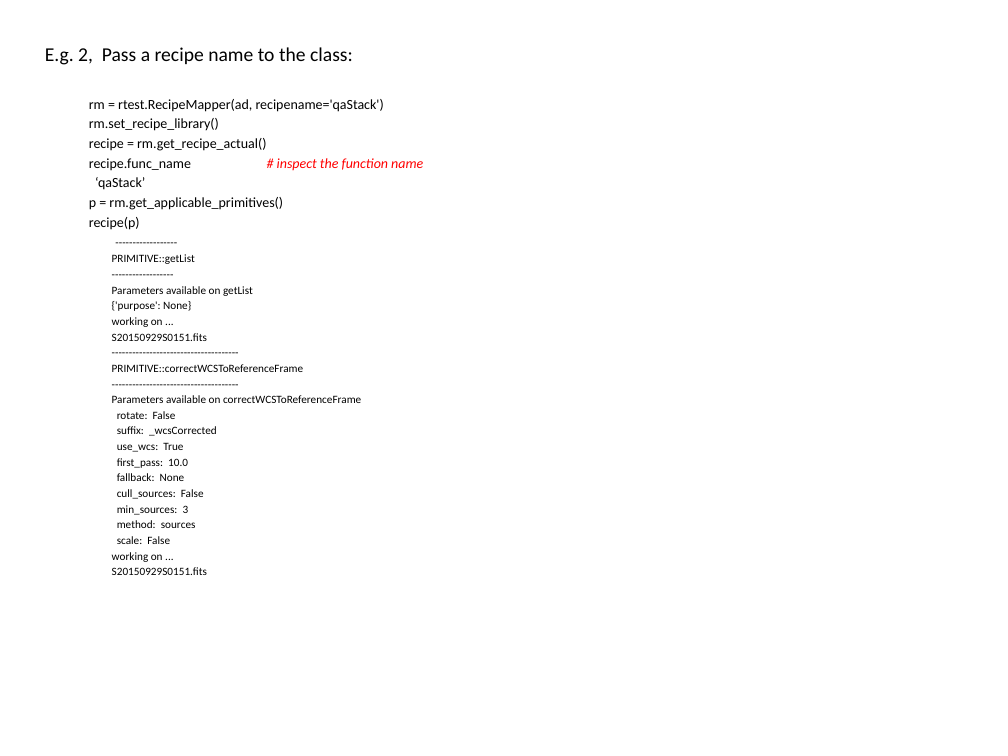
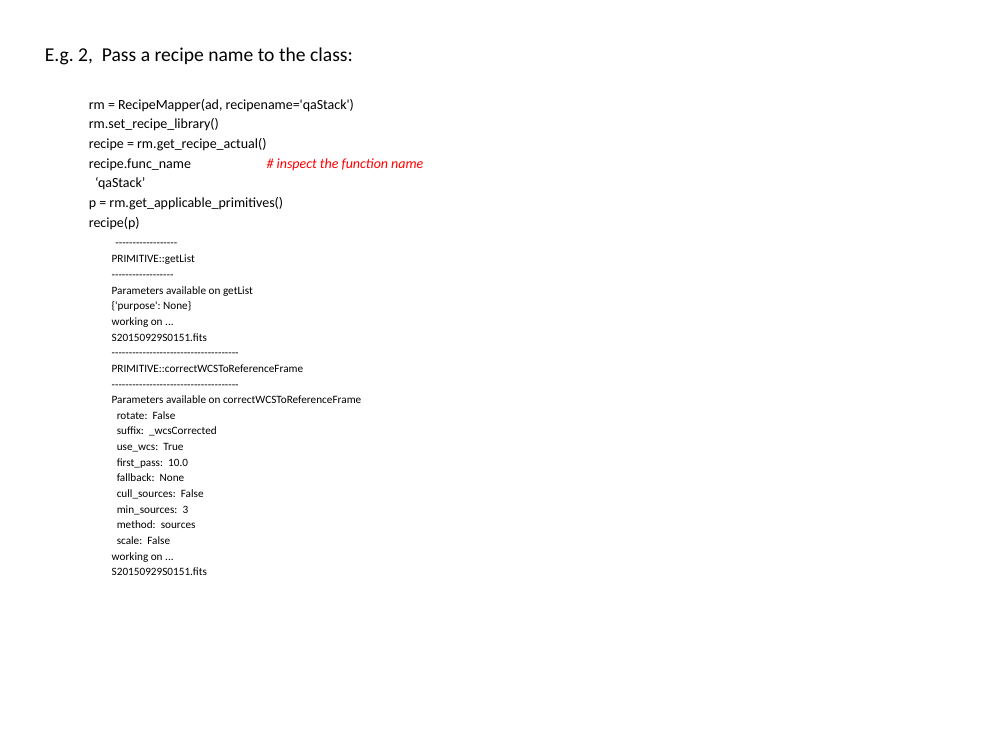
Before and after one commit to GeminiDRSoftware/DRAGONS, a slide deck: slide 5 of docs/RecipeSystem2.pptx. Drawn at 1008x756 pixels with LibreOffice and Linux fonts; fonts in the diff are those of the drawing. Boxes give left, top, right and bottom in pixels: in the first picture for what was removed or moved away, otherwise in the second. Text is boxed around its words. In the diff, an @@ line names an element or a change of style, - is before the commit and + after.

Commit message:
updated recipe sys doc.

```diff
--- a/docs/RecipeSystem2.pptx
+++ b/docs/RecipeSystem2.pptx
@@ text at bbox=[89, 99, 354, 112]: text changed @@
-  rm = rtest.RecipeMapper(ad, recipename='qaStack')
+  rm = RecipeMapper(ad, recipename='qaStack')
```
Also in this commit, not shown: 1 other slide changed.
